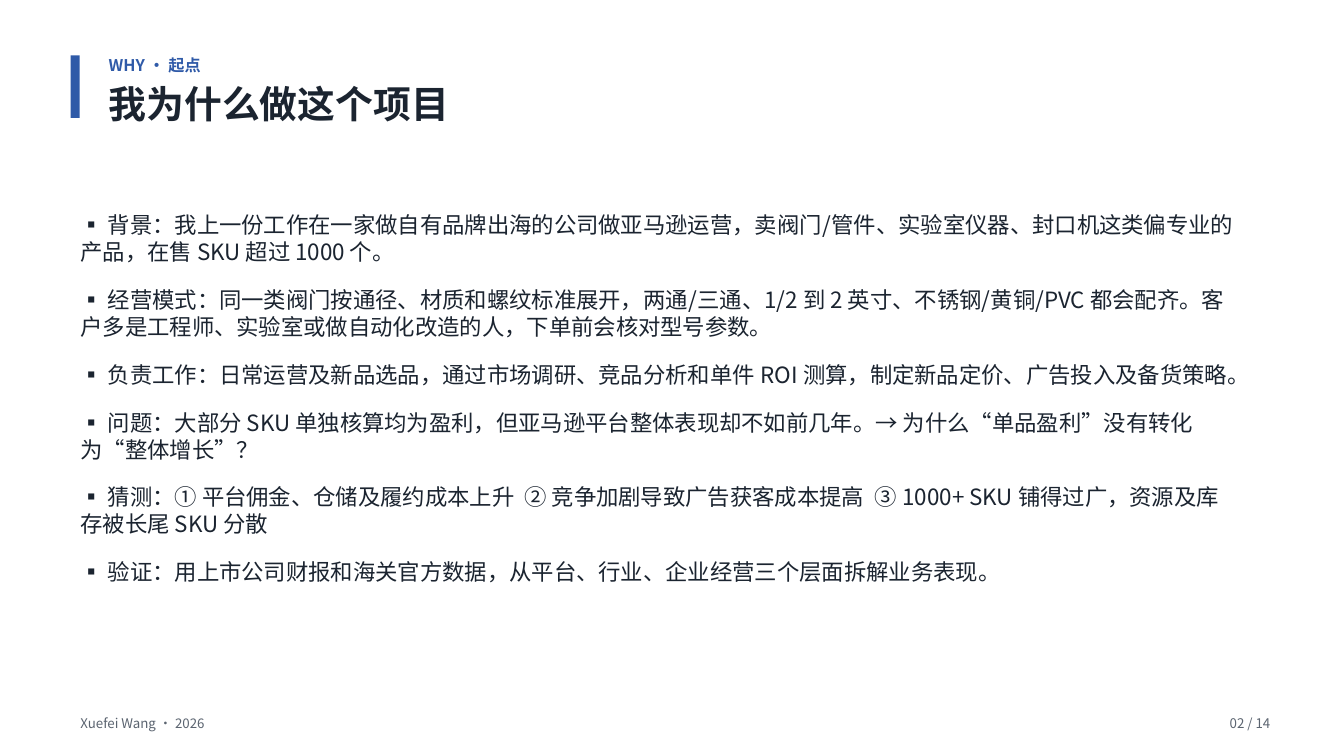
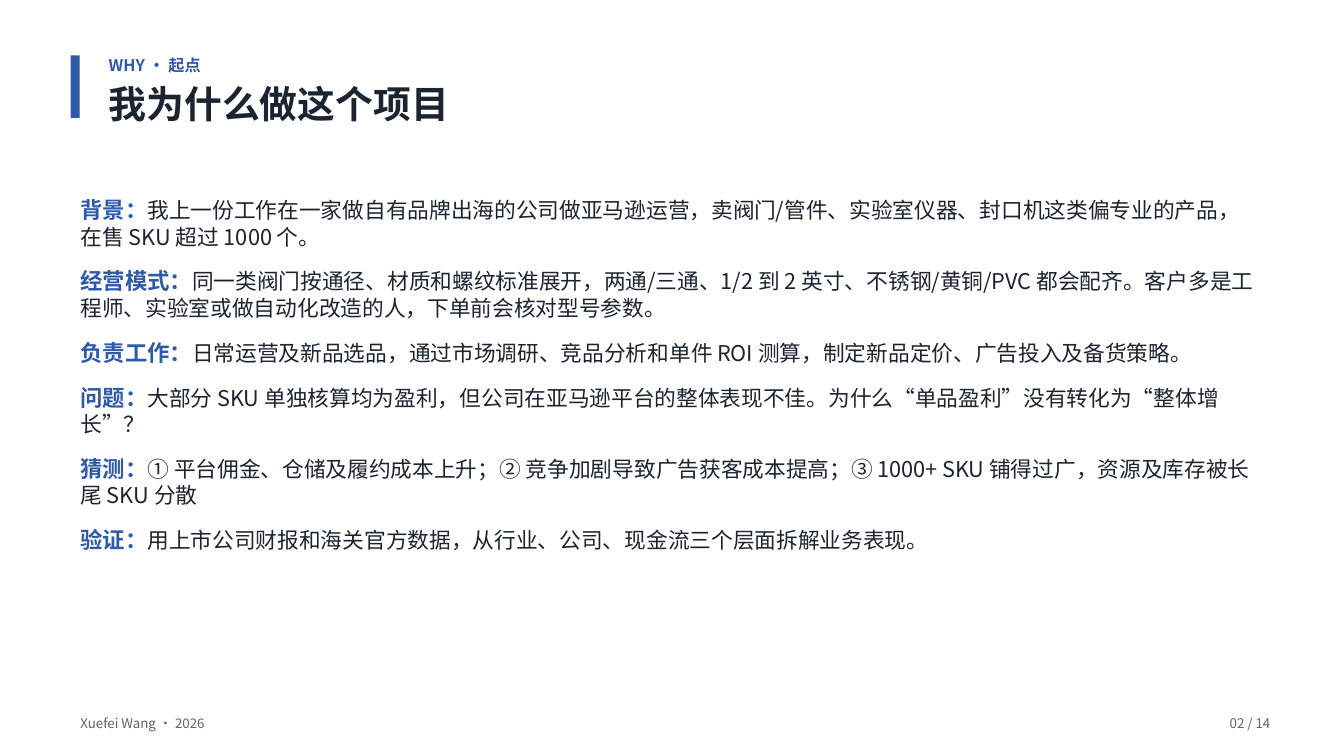
Before and after one commit to Ashely-sudo/cross-border-analysis, a slide deck: slide 2 of presentation/中国跨境电商出海赛道分析-项目故事-v2.pptx. Drawn at 1344x756 pixels with LibreOffice and Linux fonts; fonts in the diff are those of the drawing. Boxes give left, top, right and bottom in pixels: in the first picture for what was removed or moved away, otherwise in the second. Text is boxed around its words. In the diff, an @@ line names an element or a change of style, - is before the commit and + after.

Commit message:
docs: PPT why页恢复蓝色小标签版(标签蓝字加粗), 问题句'公司在亚马逊平台整体表现不佳', 验证层'行业-公司-现金流'

```diff
--- a/presentation/中国跨境电商出海赛道分析-项目故事-v2.pptx
+++ b/presentation/中国跨境电商出海赛道分析-项目故事-v2.pptx
@@ text at [80, 199, 1254, 550]: text changed; size 16 to 15.5 pt @@
-▪ 背景：我上一份工作在一家做自有品牌出海的公司做亚马逊运营，卖阀门/管件、实验室仪器、封口机这类偏专业的产品，在售 SKU 超过 1000 个。
-▪ 经营模式：同一类阀门按通径、材质和螺纹标准展开，两通/三通、1/2 到 2 英寸、不锈钢/黄铜/PVC 都会配齐。客户多是工程师、实验室或做自动化改造的人，下单前会核对型号参数。
-▪ 负责工作：日常运营及新品选品，通过市场调研、竞品分析和单件 ROI 测算，制定新品定价、广告投入及备货策略。
-▪ 问题：大部分 SKU 单独核算均为盈利，但亚马逊平台整体表现却不如前几年。→ 为什么“单品盈利”没有转化为“整体增长”？
-▪ 猜测：① 平台佣金、仓储及履约成本上升 ② 竞争加剧导致广告获客成本提高 ③ 1000+ SKU 铺得过广，资源及库存被长尾 SKU 分散
-▪ 验证：用上市公司财报和海关官方数据，从平台、行业、企业经营三个层面拆解业务表现。
+背景：我上一份工作在一家做自有品牌出海的公司做亚马逊运营，卖阀门/管件、实验室仪器、封口机这类偏专业的产品，在售 SKU 超过 1000 个。
+经营模式：同一类阀门按通径、材质和螺纹标准展开，两通/三通、1/2 到 2 英寸、不锈钢/黄铜/PVC 都会配齐。客户多是工程师、实验室或做自动化改造的人，下单前会核对型号参数。
+负责工作：日常运营及新品选品，通过市场调研、竞品分析和单件 ROI 测算，制定新品定价、广告投入及备货策略。
+问题：大部分 SKU 单独核算均为盈利，但公司在亚马逊平台的整体表现不佳。为什么“单品盈利”没有转化为“整体增长”？
+猜测：① 平台佣金、仓储及履约成本上升；② 竞争加剧导致广告获客成本提高；③ 1000+ SKU 铺得过广，资源及库存被长尾 SKU 分散
+验证：用上市公司财报和海关官方数据，从行业、公司、现金流三个层面拆解业务表现。
```
Also in this commit, not shown: 1 other file.
